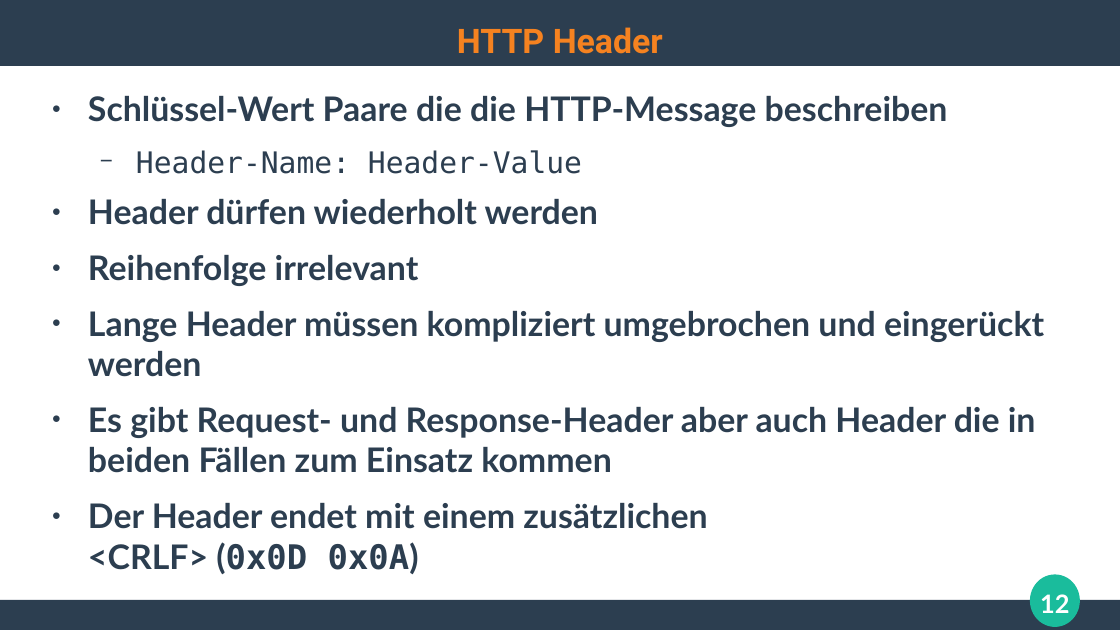
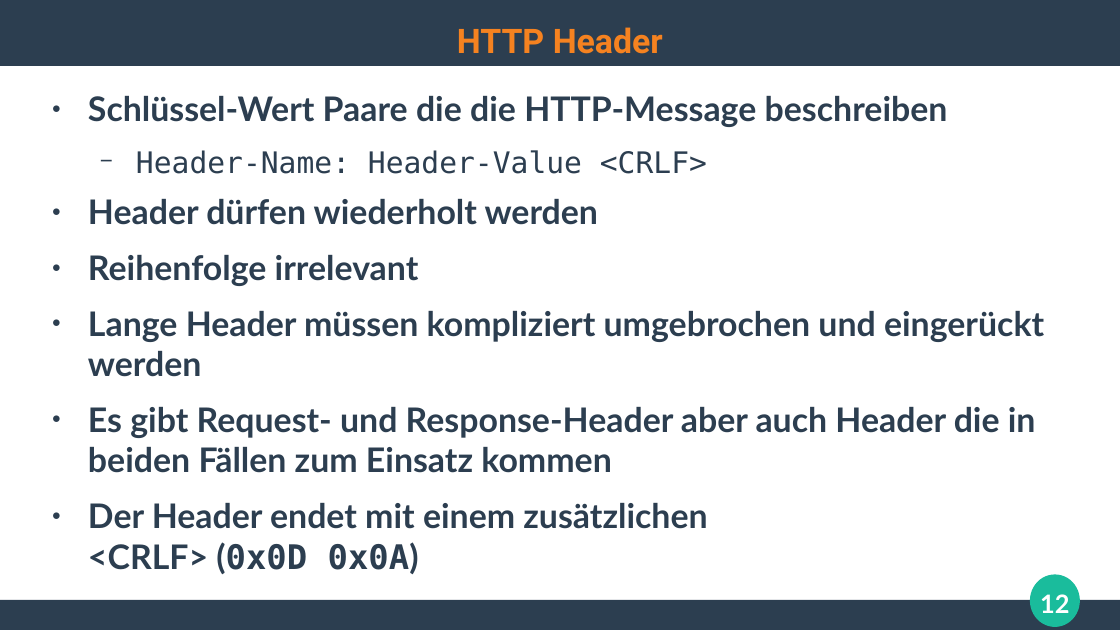
Before and after one commit to ghandmann/HS-AlbSig-WebAnwendungen2, a slide deck: slide 12 of Kapitel/02_HTTP.odp. Drawn at 1120x630 pixels with LibreOffice and Linux fonts; fonts in the diff are those of the drawing. Boxes give left, top, right and bottom in pixels: in the first picture for what was removed or moved away, otherwise in the second. Text is boxed around its words. In the diff, an @@ line names an element or a change of style, - is before the commit and + after.

Commit message:
add CRLF as header line ending

```diff
--- a/Kapitel/02_HTTP.odp
+++ b/Kapitel/02_HTTP.odp
@@ text at box(136, 150, 707, 174): text changed @@
-  − Header-Name: Header-Value
+  − Header-Name: Header-Value <CRLF>
```
